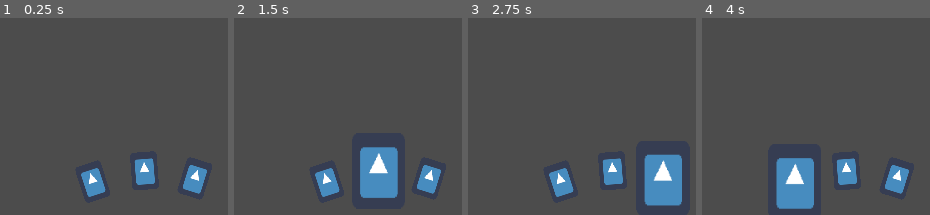
Above: before the commit, frames 1-4 (left to right).
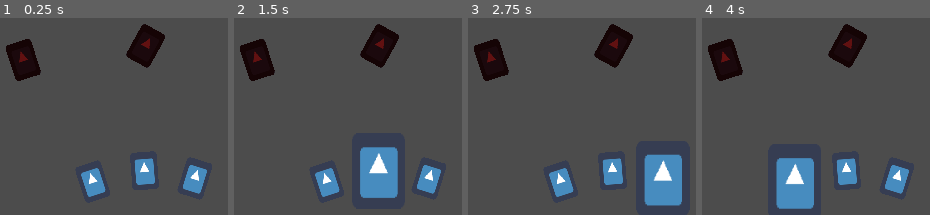
Above: after the commit, the same moments.

Repository: CiaranWoodward/LD52
Game: Godot game, scene res://Level/Level.tscn
Two runs of this game, one before a commit and one after it. Both use one fixed random seed, a clock stepped at 60 frames per second and the inputs below. The engine's default icon, where the game draws it, is replaced by a stand-in: a white triangle on a blue panel in a dark square.
Inputs (mouse positions are in pixels of both pictures, inside the frame that each line leads up to):
- Up to frame 1 (0.25 s): no input
- Up to frame 2 (1.5 s): tap Enter at 0.5 s; move the mouse to (377, 171) at 0.52 s; click (377, 171) at 0.67 s; tap Space at 1.25 s; click (377, 171) at 1.42 s
- Up to frame 3 (2.75 s): tap Enter at 2 s; move the mouse to (661, 177) at 2.02 s; click (661, 177) at 2.17 s
- Up to frame 4 (4 s): tap Space at 2.75 s; click (895, 177) at 2.92 s; tap Enter at 3.5 s; move the mouse to (795, 181) at 3.52 s; click (795, 181) at 3.67 s

The runs differ from the first frame. In frame 1, 4.4% of the frame differs, in the area x 2-73%, y 3-32%; in frame 2, 4.4%; in frame 3, 4.4%; in frame 4, 4.4%.

Commit message:
Add inactive state to cards

Diff:
--- a/Cards/Card.gd
+++ b/Cards/Card.gd
@@ -4,24 +4,45 @@
 export(Global.EaseType) var growEase = Global.EaseType.OUT
 export var growTime = 0.2
 export var growScale = 2
+export var growScaleInactive = 1.1
 
 onready var growTween = Tween.new()
 onready var baseRotation = rotation
 
+var mouse_over = false
+export var is_active = true setget set_active
+
 # Called when the node enters the scene tree for the first time.
 func _ready() -> void:
 	add_child(growTween)
+	set_active(is_active)
+
+func set_active(active: bool):
+	is_active = active
+	if (is_active):
+		$Scaler/CardBack.visible = false
+	else:
+		$Scaler/CardBack.visible = true
+		if mouse_over:
+			_on_MouseHoverArea_mouse_entered()
 
 func _on_MouseSelectArea_input_event(viewport: Node, event: InputEvent, shape_idx: int) -> void:
 	pass # Replace with function body.
 
 func _on_MouseHoverArea_mouse_entered() -> void:
-	growTween.stop_all()
-	growTween.interpolate_property($Scaler, "scale", $Scaler.scale, Vector2(growScale, growScale), growTime, growTrans, growEase)
-	growTween.interpolate_property(self, "rotation", rotation, 0, growTime, growTrans, growEase)
-	growTween.start()
+	mouse_over = true
+	if is_active:
+		growTween.stop_all()
+		growTween.interpolate_property($Scaler, "scale", $Scaler.scale, Vector2(growScale, growScale), growTime, growTrans, growEase)
+		growTween.interpolate_property(self, "rotation", rotation, 0, growTime, growTrans, growEase)
+		growTween.start()
+	else:
+		growTween.stop_all()
+		growTween.interpolate_property($Scaler, "scale", $Scaler.scale, Vector2(growScaleInactive, growScaleInactive), growTime, growTrans, growEase)
+		growTween.start()
 
 func _on_MouseHoverArea_mouse_exited() -> void:
+	mouse_over = false
 	growTween.stop_all()
 	growTween.interpolate_property($Scaler, "scale", $Scaler.scale, Vector2.ONE, growTime, growTrans, growEase)
 	growTween.interpolate_property(self, "rotation", rotation, baseRotation, growTime, growTrans, growEase)
--- a/Cards/Card.tscn
+++ b/Cards/Card.tscn
@@ -14,7 +14,12 @@
 
 [node name="Scaler" type="Node2D" parent="."]
 
-[node name="Sprite" type="Sprite" parent="Scaler"]
+[node name="CardFront" type="Sprite" parent="Scaler"]
+scale = Vector2( 1, 1.414 )
+texture = ExtResource( 2 )
+
+[node name="CardBack" type="Sprite" parent="Scaler"]
+modulate = Color( 0.380392, 0.0666667, 0.0666667, 1 )
 scale = Vector2( 1, 1.414 )
 texture = ExtResource( 2 )
 
--- /dev/null
+++ b/UI/HUD.gd
@@ -0,0 +1,16 @@
+extends Node2D
+
+
+# Declare member variables here. Examples:
+# var a: int = 2
+# var b: String = "text"
+
+
+# Called when the node enters the scene tree for the first time.
+func _ready() -> void:
+	pass # Replace with function body.
+
+
+# Called every frame. 'delta' is the elapsed time since the previous frame.
+#func _process(delta: float) -> void:
+#	pass
--- a/UI/HUD.tscn
+++ b/UI/HUD.tscn
@@ -1,8 +1,10 @@
-[gd_scene load_steps=2 format=2]
+[gd_scene load_steps=3 format=2]
 
 [ext_resource path="res://Cards/Card.tscn" type="PackedScene" id=1]
+[ext_resource path="res://UI/HUD.gd" type="Script" id=2]
 
 [node name="HUD" type="Node2D"]
+script = ExtResource( 2 )
 
 [node name="Card" parent="." instance=ExtResource( 1 )]
 position = Vector2( 846, 974 )
@@ -15,3 +17,13 @@
 [node name="Card3" parent="." instance=ExtResource( 1 )]
 position = Vector2( 722, 1000 )
 rotation = -0.314255
+
+[node name="Card4" parent="." instance=ExtResource( 1 )]
+position = Vector2( 849, 674 )
+rotation = 0.504056
+is_active = false
+
+[node name="Card5" parent="." instance=ExtResource( 1 )]
+position = Vector2( 555, 708 )
+rotation = -0.314255
+is_active = false
